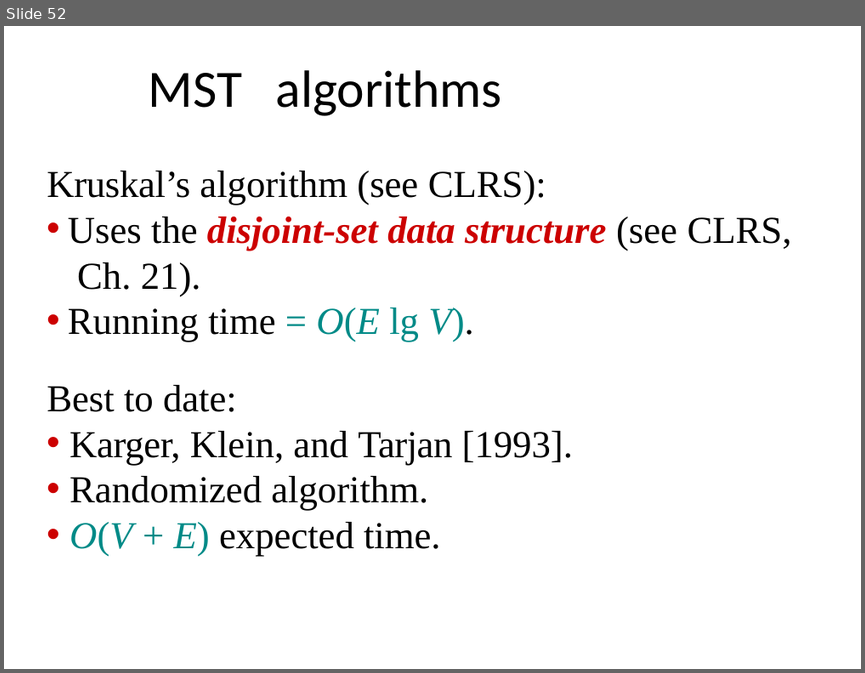
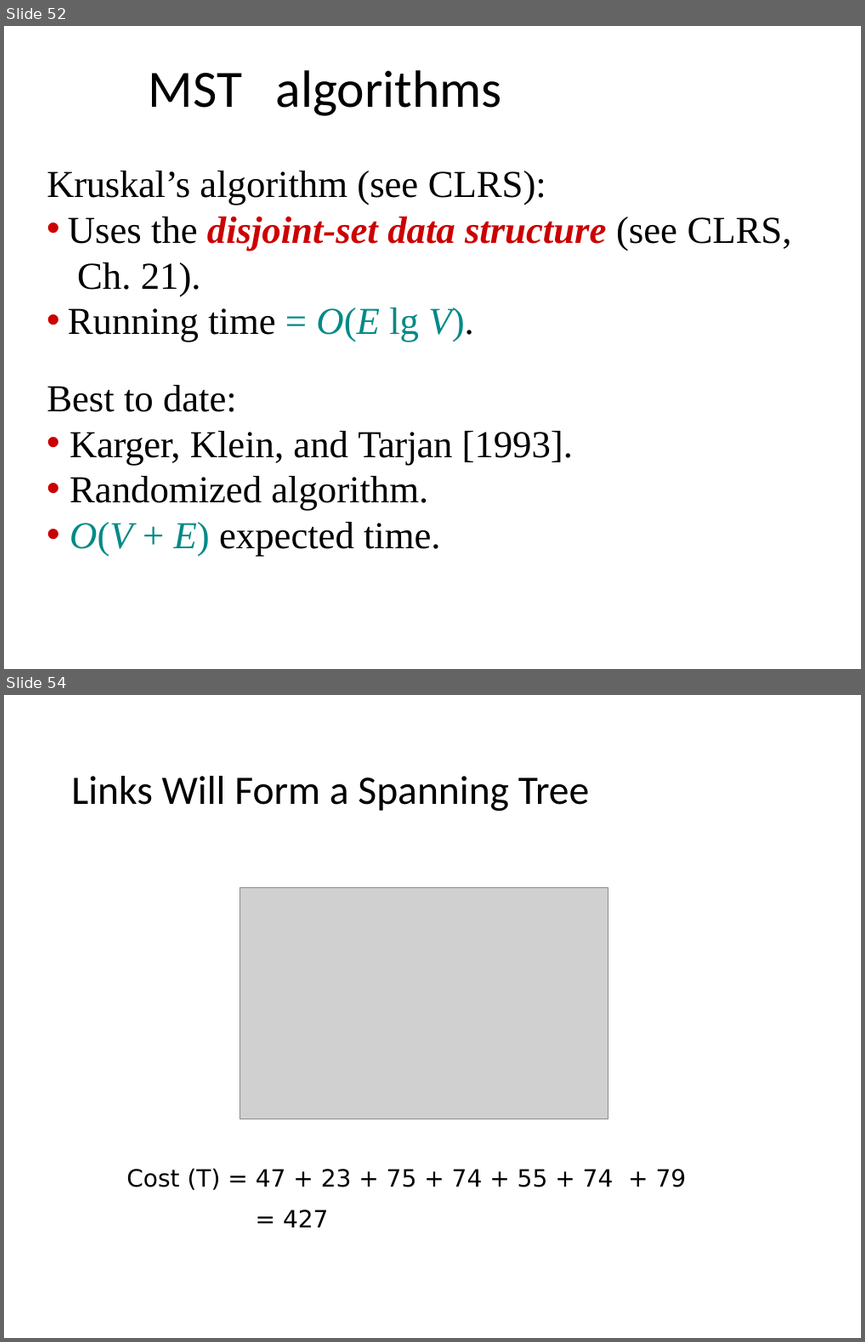
Before and after one commit to yeshwantsingh/DAA, a slide deck: Lecture Slides/Greedy 1.pptx. Shown one above the other, each under a label of ours: slide 52 before the commit, slides 52 and 54 after it; the slides between them are not shown. The pictures are 865x673 and 865x1342 pixels, drawn with LibreOffice and Linux fonts; fonts in the diff are those of the drawing; grey boxes stand for pictures. Boxes give left, top, right and bottom in pixels: in the first picture for what was removed or moved away, otherwise in the second. Text is boxed around its words. In the diff, an @@ line names an element or a change of style, - is before the commit and + after.

```diff
--- a/Lecture Slides/Greedy 1.pptx
+++ b/Lecture Slides/Greedy 1.pptx
@@ slide 54 added at <box>4,695,861,1338</box>, background #FFFFFF @@
@@ title added at <box>71,776,589,811</box>, 34 pt, text #000000 @@
+Links Will Form a Spanning Tree
@@ picture added at <box>239,888,608,1119</box> @@
@@ text added at <box>126,1168,687,1227</box>, 20 pt, text #000000 @@
+Cost (T) = 47 + 23 + 75 + 74 + 55 + 74 + 79
+= 427
```
Also in this commit, not shown: 12 other slides added, 4 other files.
